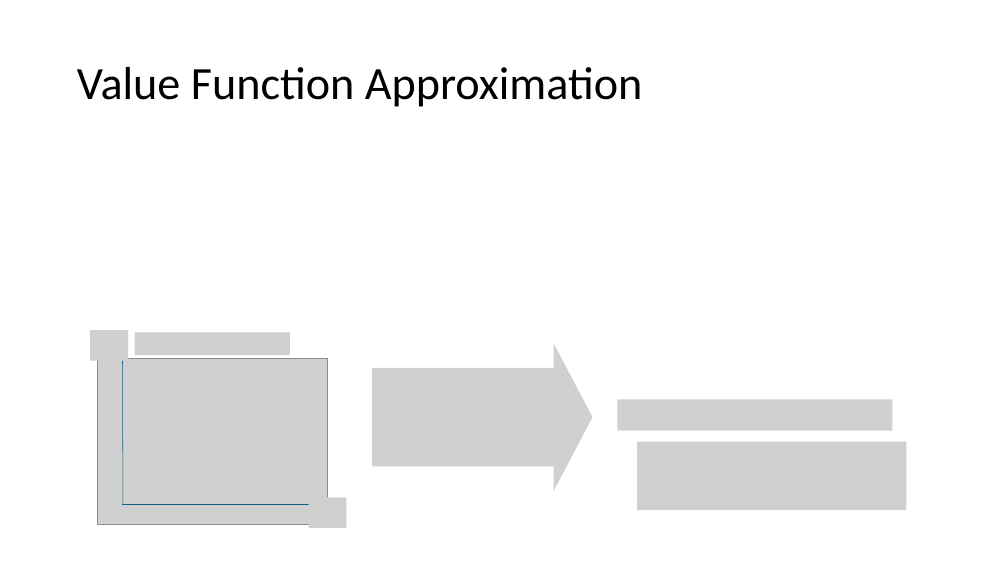
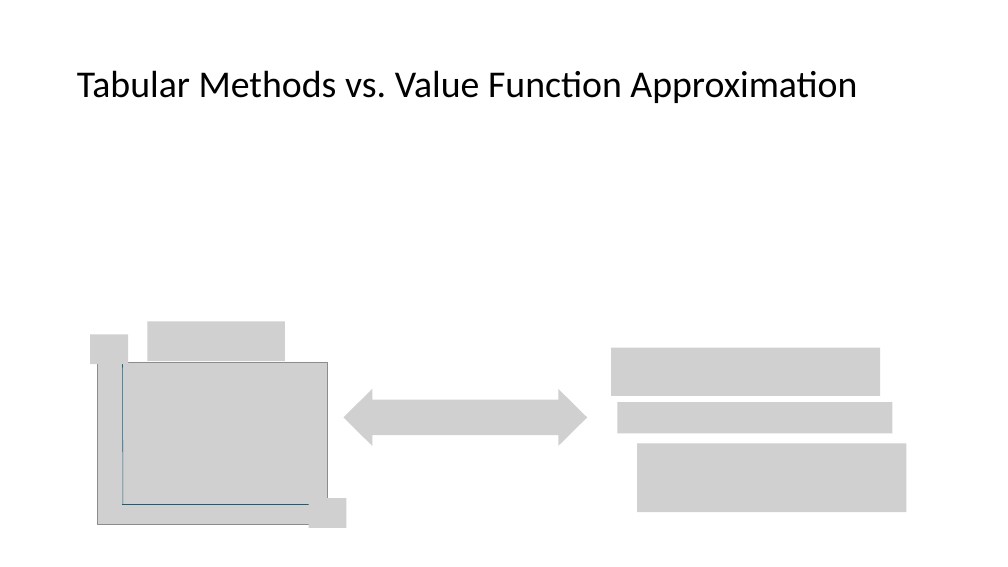
Before and after one commit to mhahsler/CS7320-AI, a slide deck: slide 19 of slides/22_Reinforcement_Learning.pptx (slide 18 before the commit). Drawn at 1008x567 pixels with LibreOffice and Linux fonts; fonts in the diff are those of the drawing; grey boxes stand for pictures. Boxes give left, top, right and bottom in pixels: in the first picture for what was removed or moved away, otherwise in the second. Text is boxed around its words. In the diff, an @@ line names an element or a change of style, - is before the commit and + after.

```diff
--- a/slides/22_Reinforcement_Learning.pptx
+++ b/slides/22_Reinforcement_Learning.pptx
@@ title at [77,70,857,103]: text changed; size 44 to 36 pt @@
-Value Function Approximation
+Tabular Methods vs. Value Function Approximation
@@ picture: place and size @@
-picture at [135,333,290,355]
+picture at [147,321,285,361]
@@ picture: place and size @@
-picture at [90,330,128,361]
+picture at [90,334,128,364]
@@ arrow moved from (123, 504) - (123, 344) to (123, 504) - (123, 348) @@
@@ picture removed at [372,343,593,492] @@
@@ picture added at [611,348,880,396] @@
@@ picture: place and size @@
-picture at [98,358,328,525]
+picture at [98,362,328,525]
@@ picture added at [343,389,587,445] @@
```
Also in this commit, not shown: 8 other slides changed, 1 slide added, 1 other file.
